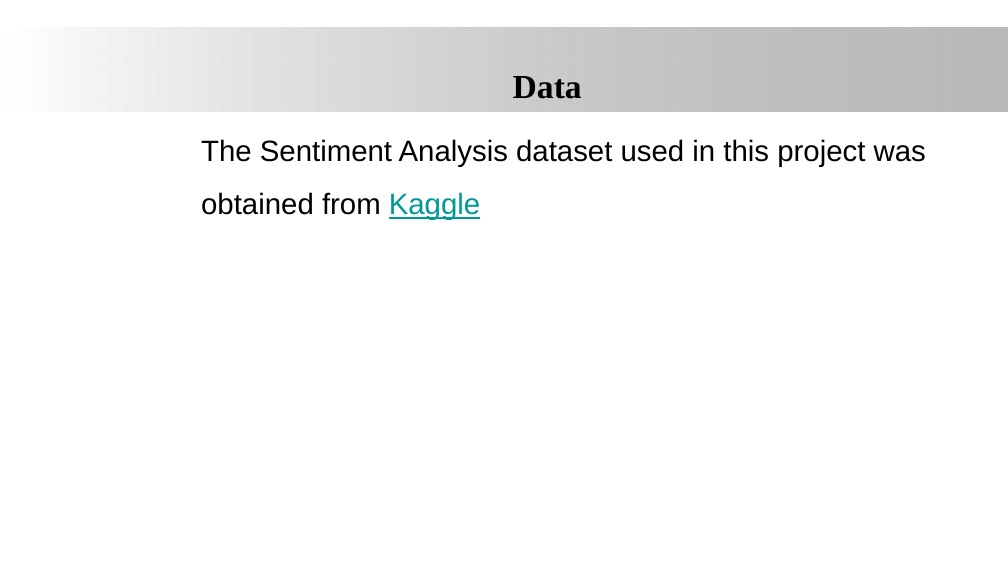
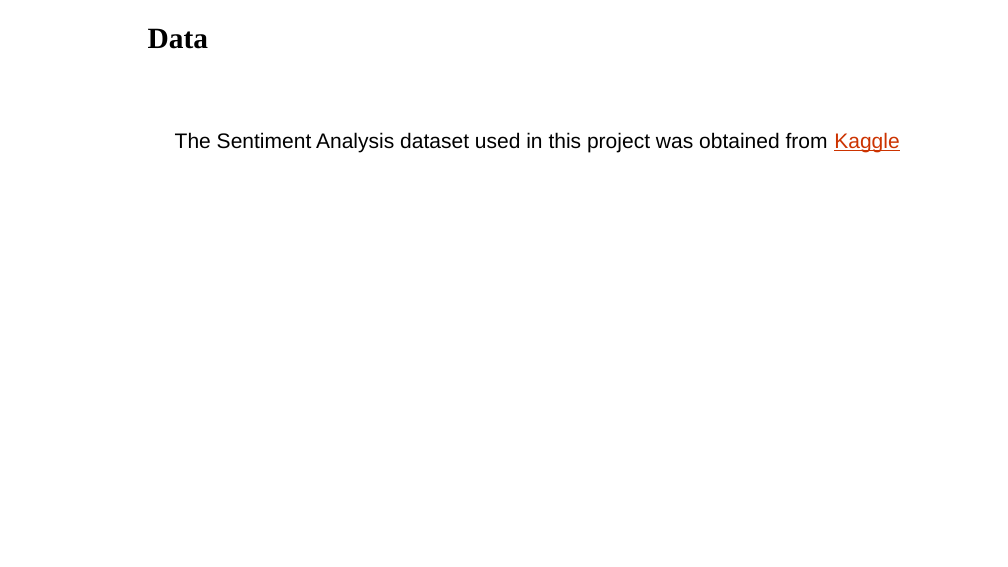
Before and after one commit to James-tech4/JAMES-DSPT08-PHASE-4-PROJECT, a slide deck: slide 6 of presentation.pptx. Drawn at 1008x567 pixels with LibreOffice and Linux fonts; fonts in the diff are those of the drawing; background and template pictures are left out. Boxes give left, top, right and bottom in pixels: in the first picture for what was removed or moved away, otherwise in the second. Text is boxed around its words. In the diff, an @@ line names an element or a change of style, - is before the commit and + after.

```diff
--- a/presentation.pptx
+++ b/presentation.pptx
@@ rectangle removed at (0, 27, 1008, 110) @@
@@ title "Data": place and size @@
-title "Data" at (513, 76, 582, 99)
+title "Data" at (148, 28, 208, 49)
@@ title "Data" at (148, 28, 208, 49): size 32 to 28 pt; alignment centre to left @@
@@ text "The Sentiment Analysis dataset used ...": place and size @@
-text "The Sentiment Analysis dataset used ..." at (201, 139, 926, 220)
+text "The Sentiment Analysis dataset used ..." at (175, 132, 899, 152)
@@ text "The Sentiment Analysis dataset used ..." at (175, 132, 899, 152): size 28 to 20 pt; text colour #009999 to #CC3300 in "Kaggle"; less space between paragraphs @@
```
Also in this commit, not shown: 16 other slides changed, 1 slide removed.
